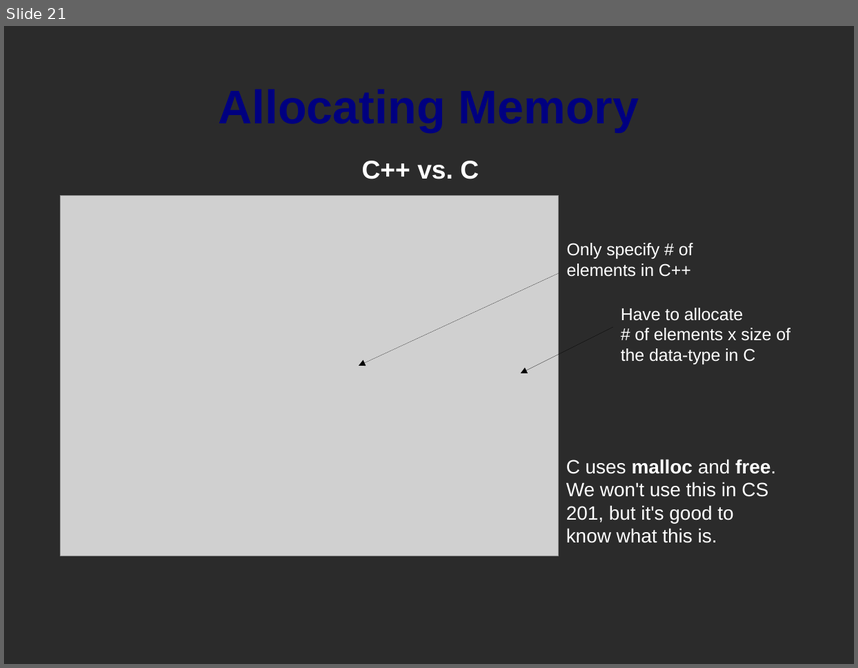
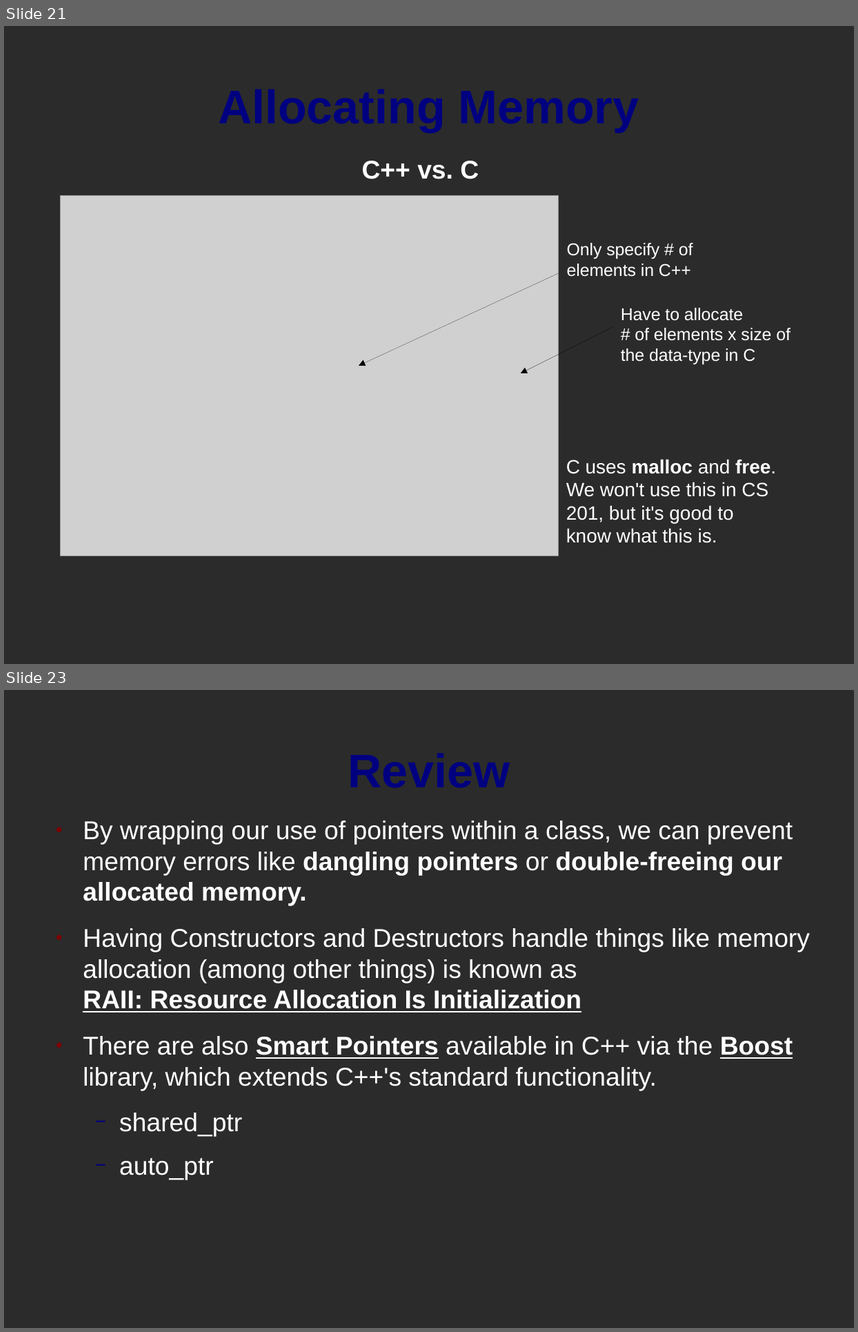
Before and after one commit to mactwist555/CPP-Course, a slide deck: Lecture/07 Memory Management/1 Memory Management.odp. Shown one above the other, each under a label of ours: slide 21 before the commit, slides 21 and 23 after it; the slides between them are not shown. The pictures are 858x668 and 858x1332 pixels, drawn with LibreOffice and Linux fonts; fonts in the diff are those of the drawing; grey boxes stand for pictures; background and template pictures are left out; a plain dark background stands for a picture behind light text. Boxes give left, top, right and bottom in pixels: in the first picture for what was removed or moved away, otherwise in the second. Text is boxed around its words. In the diff, an @@ line names an element or a change of style, - is before the commit and + after.

Commit message:
Updated Memory Management slides

```diff
--- a/Lecture/07 Memory Management/1 Memory Management.odp
+++ b/Lecture/07 Memory Management/1 Memory Management.odp
@@ slide 23 added at (4,690,854,1328), background picture (left out) @@
@@ title added at (46,716,812,822), 44 pt, text #000080, bold @@
+Review
@@ text added at (83,820,810,1180), 24 pt, text #FFFFFF @@
+● By wrapping our use of pointers within a class, we can prevent memory errors like dangling pointers or double-freeing our allocated memory.
+● Having Constructors and Destructors handle things like memory allocation (among other things) is known as
+  RAII: Resource Allocation Is Initialization
+● There are also Smart Pointers available in C++ via the Boost library, which extends C++'s standard functionality.
+  − shared_ptr
+  − auto_ptr
```
Also in this commit, not shown: 1 other slide added.
